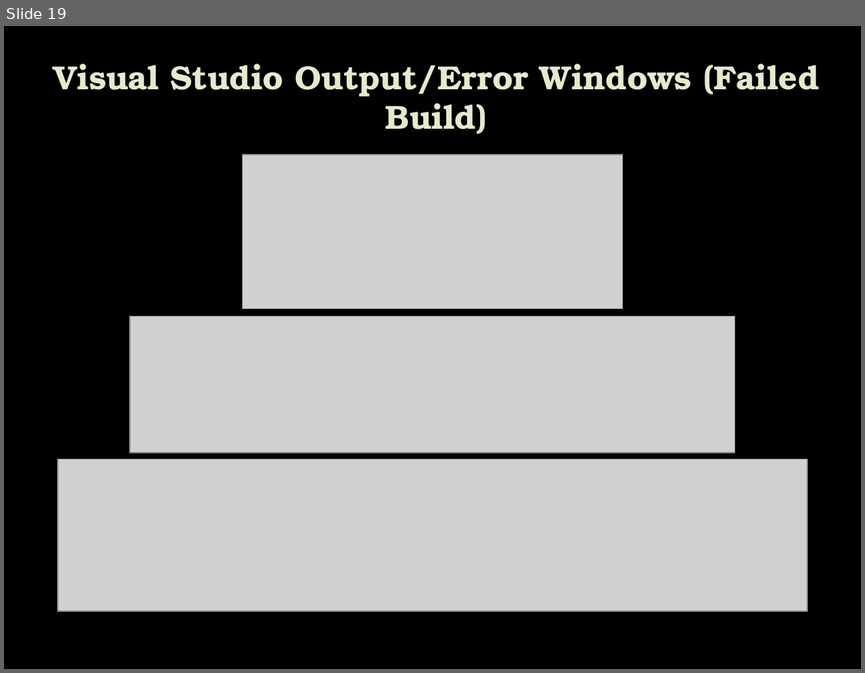
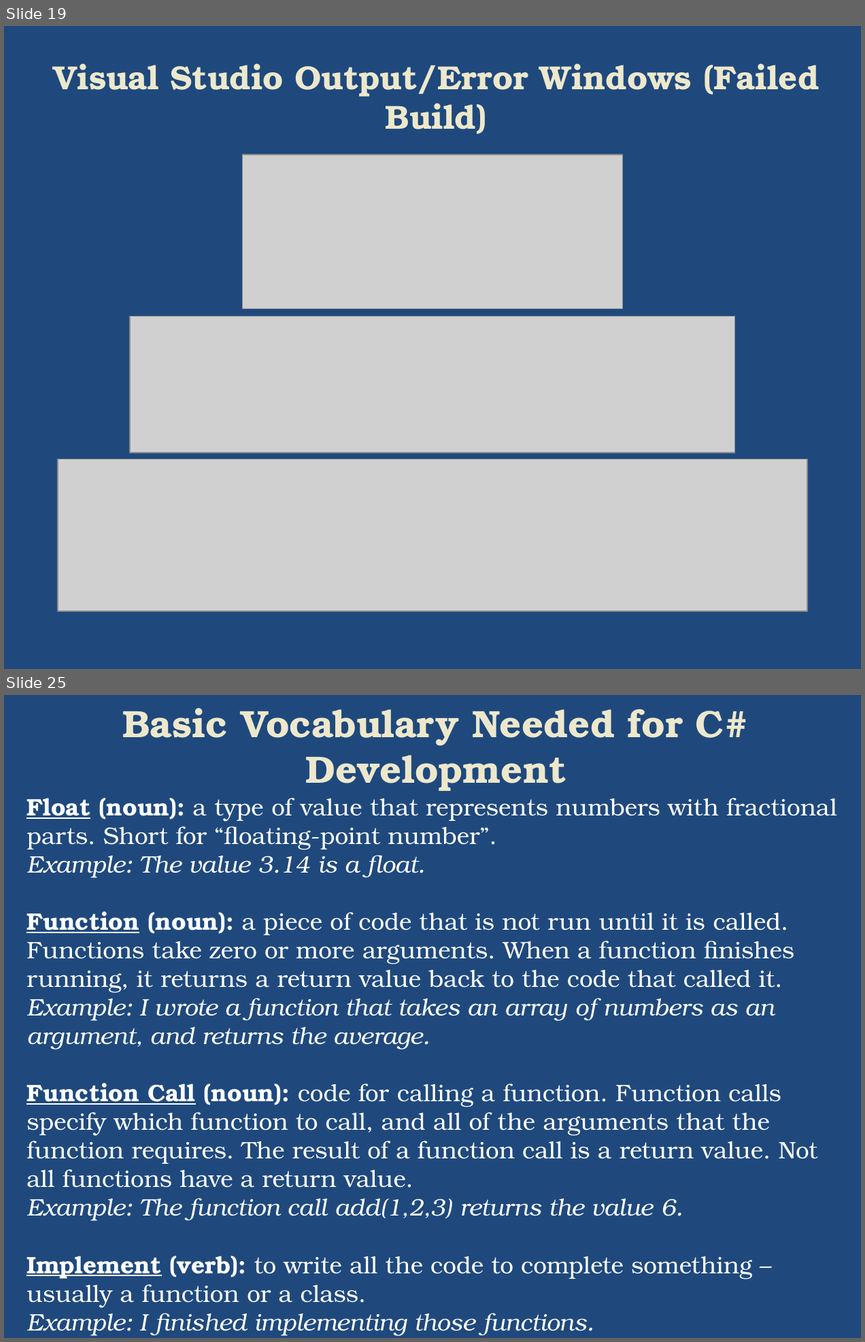
Before and after one commit to plwest-atmark/Aug31, a slide deck: IntroToProgramming/Introduction to C#.pptx. Shown one above the other, each under a label of ours: slide 19 before the commit, slides 19 and 25 after it; the slides between them are not shown. The pictures are 865x673 and 865x1342 pixels, drawn with LibreOffice and Linux fonts; fonts in the diff are those of the drawing; grey boxes stand for pictures; background and template pictures are left out. Boxes give left, top, right and bottom in pixels: in the first picture for what was removed or moved away, otherwise in the second. Text is boxed around its words. In the diff, an @@ line names an element or a change of style, - is before the commit and + after.

Commit message:
Updated PowerPoint with Programming Terminology

```diff
--- a/IntroToProgramming/Introduction to C#.pptx
+++ b/IntroToProgramming/Introduction to C#.pptx
@@ slide 25 added at (4, 695, 861, 1338), background #1F497D @@
@@ title added at (122, 708, 749, 791), 32 pt, text #EDE8CE, bold @@
+Basic Vocabulary Needed for C# Development
@@ text added at (26, 798, 837, 1336), 20 pt, text #FFFFFF @@
+Float (noun): a type of value that represents numbers with fractional parts. Short for “floating-point number”.
+Example: The value 3.14 is a float.
+Function (noun): a piece of code that is not run until it is called. Functions take zero or more arguments. When a function finishes running, it returns a return value back to the code that called it.
+Example: I wrote a function that takes an array of numbers as an argument, and returns the average.
+Function Call (noun): code for calling a function. Function calls specify which function to call, and all of the arguments that the function requires. The result of a function call is a return value. Not all functions have a return value.
+Example: The function call add(1,2,3) returns the value 6.
+Implement (verb): to write all the code to complete something – usually a function or a class.
+Example: I finished implementing those functions.
@@ slide 19 changed as well @@
@@ background picture (left out) to #1F497D @@
@@ title "Visual Studio Output/Error Windows (Failed ..." at (53, 63, 819, 134): text colour #E7EACB to #EDE8CE @@
```
Also in this commit, not shown: 78 other slides changed, 14 other slides added.
